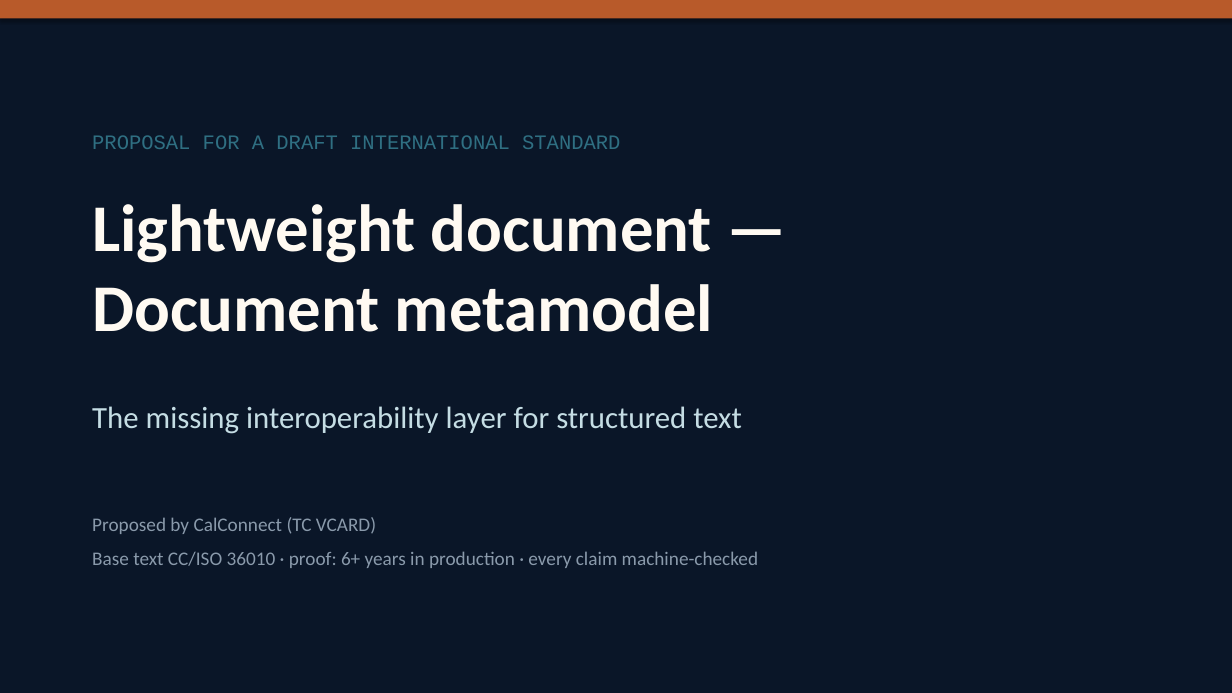
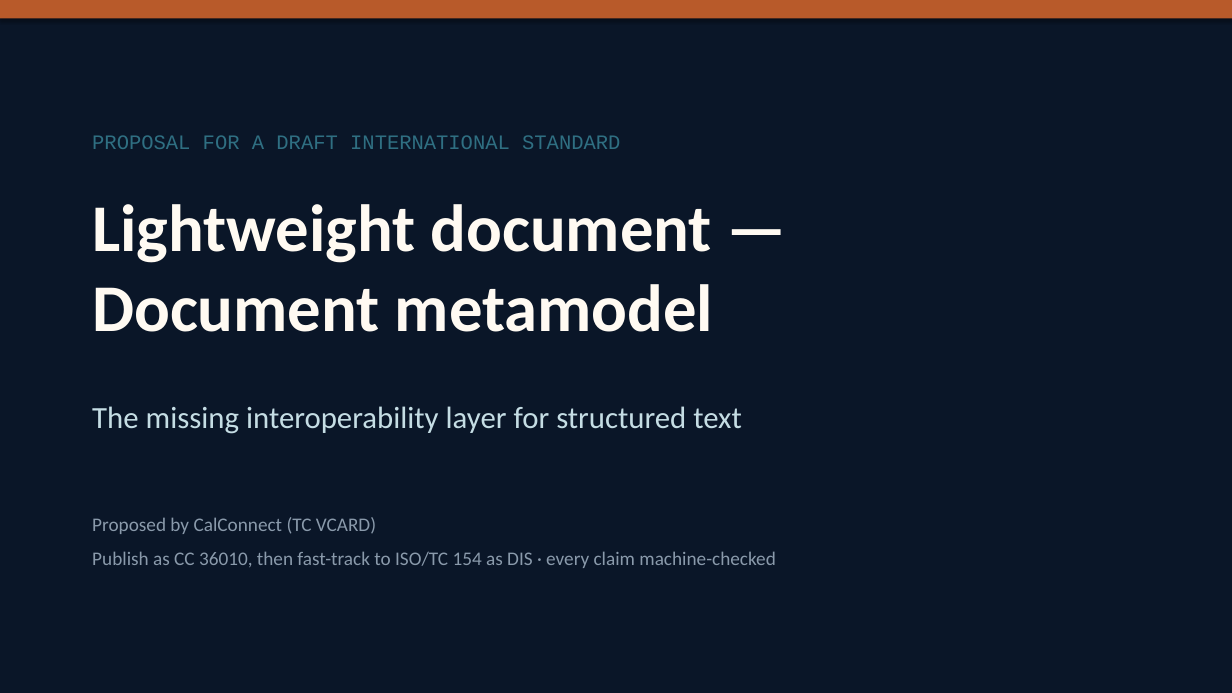
Before and after one commit to CalConnect/cc-lightweight-doc, a slide deck: slide 1 of presentations/lightweight-doc-tc154-dis-proposal.pptx. Drawn at 1232x693 pixels with LibreOffice and Linux fonts; fonts in the diff are those of the drawing. Boxes give left, top, right and bottom in pixels: in the first picture for what was removed or moved away, otherwise in the second. Text is boxed around its words. In the diff, an @@ line names an element or a change of style, - is before the commit and + after.

```diff
--- a/presentations/lightweight-doc-tc154-dis-proposal.pptx
+++ b/presentations/lightweight-doc-tc154-dis-proposal.pptx
@@ text at <box>92,551,775,568</box>: text changed @@
-Base text CC/ISO 36010 · proof: 6+ years in production · every claim machine-checked
+Publish as CC 36010, then fast-track to ISO/TC 154 as DIS · every claim machine-checked
```
Also in this commit, not shown: 11 other slides changed, 10 other files.
